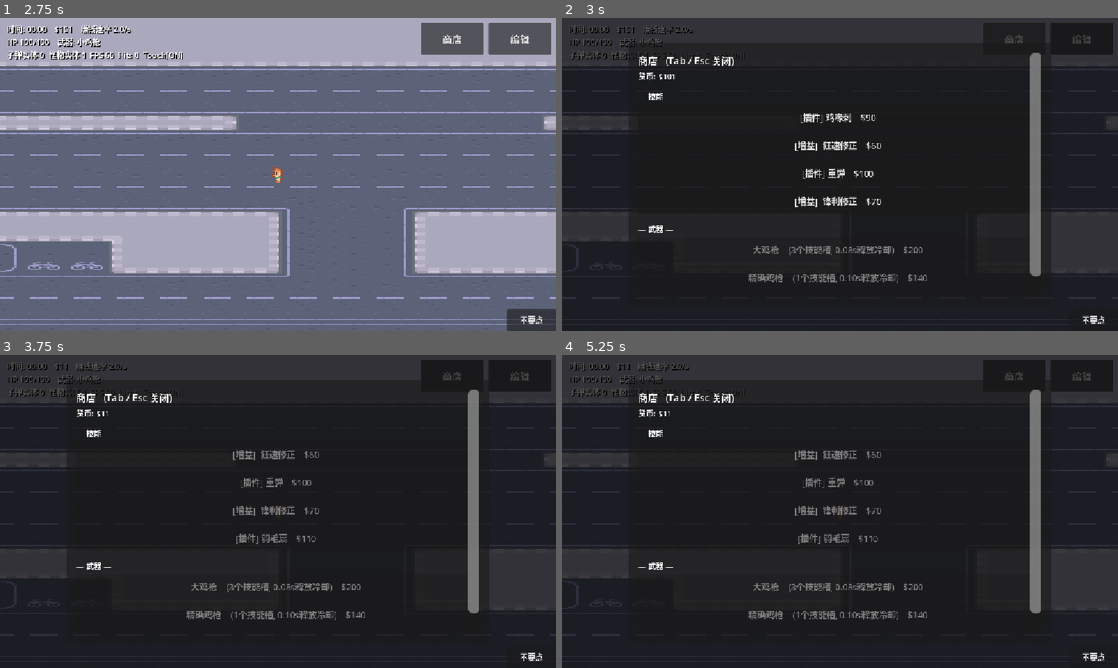
Above: before the commit, frames 1-4 (two rows, left to right).
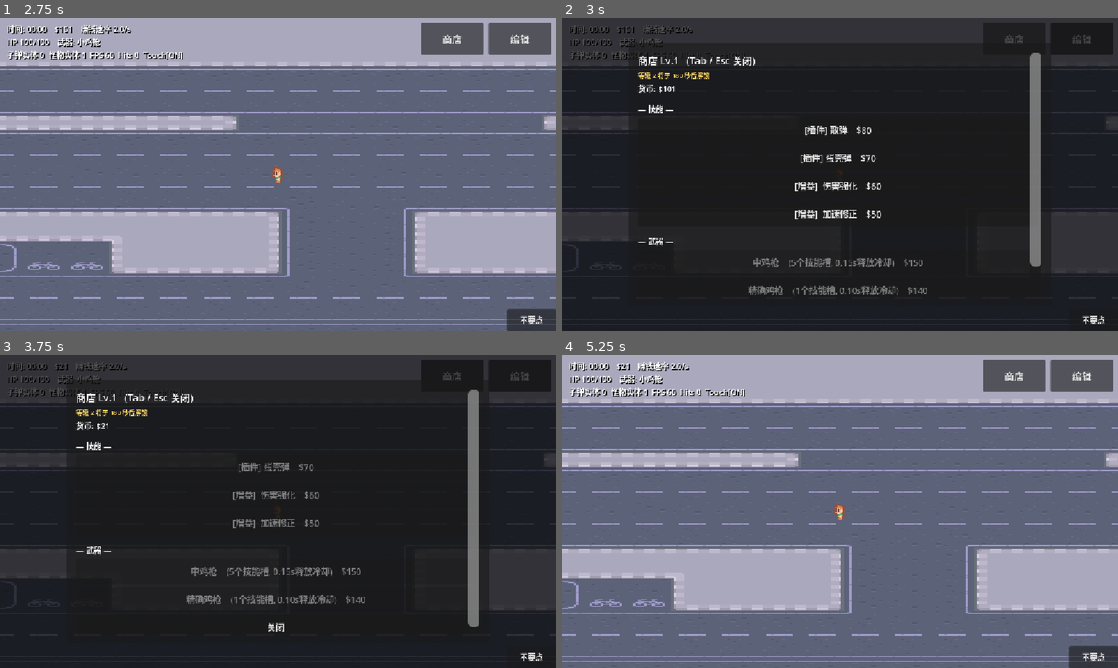
Above: after the commit, the same moments.

Repository: qwerasdf6/godot_yjgame
Game: Godot game, scene res://start.tscn
Same seed, same stepped clock (60 frames per second), same inputs: the game is played once before the commit and once after it.
Inputs (mouse positions are in pixels of both pictures, inside the frame that each line leads up to):
- Up to frame 1 (2.75 s): click "创建主机" at 0.5 s; click "加入游戏" at 1.25 s; click "开始游戏" at 2 s
- Up to frame 2 (3 s): click "商店" at 2.75 s
- Up to frame 3 (3.75 s): click (278, 455) at 3.5 s, where only the run before the commit has a clickable "[插件] 鸡喙刺 $90"
- Up to frame 4 (5.25 s): click "编辑" at 4.25 s; click "关闭" at 5 s

Frame 1 is identical in both runs. In frame 2, 4.2% of the frame differs, in the area x 13-87%, y 12-89%; in frame 3, 3.9%; in frame 4, 99%, in the area x 0-100%, y 0-100%.

Commit message:
feat: 商店改为等级制——不随机刷新，按游戏时间解锁等级并上架对应等级全部商品

Diff:
--- a/scripts/main.gd
+++ b/scripts/main.gd
@@ -8,11 +8,11 @@
 const CONTACT_RADIUS := 24.0
 const CONTACT_RADIUS_SQ := CONTACT_RADIUS * CONTACT_RADIUS
 
-# 商店随机上架开关：true 时从池中随机抽货，购买后下次开店补货；
-# false 时所有池内物品一次性全部上架。
-const RANDOM_SHOP := true
-const SPELL_STOCK_COUNT := 4
-const WEAPON_STOCK_COUNT := 2
+# ---- 商店等级 ----
+# 商店不再随机刷新：按游戏时间解锁等级，上架所有已解锁且未购买的物品
+# 180 秒解锁 2 级，420 秒解锁 3 级
+const SHOP_TIER2_TIME := 180.0
+const SHOP_TIER3_TIME := 420.0
 
 # ---- 联机 ----
 const MP_PLAYER_SCENE := preload("res://scenes/Player.tscn")
@@ -50,11 +50,14 @@
 var shop_weapons: Array[WeaponData] = []
 var shop_weapon_prices: Array[int] = []
 
-# 未上架的库存池
+# 未购买的库存池（已购买的商品从池中永久移除）
 var spell_pool: Array[SpellData] = []
 var spell_price_pool: Array[int] = []
 var weapon_pool: Array[WeaponData] = []
 var weapon_price_pool: Array[int] = []
+# 每件商品的等级（与上方池子下标一一对应）
+var spell_tier_pool: Array[int] = []
+var weapon_tier_pool: Array[int] = []
 
 # 调试用：F3 重置
 var debug_hits: int = 0
@@ -102,44 +105,40 @@
 
 func _init_shop() -> void:
 		# ---- 投射物 ----
-		_add_spell(Catalogs.make_projectile("散弹", 4.0, 450.0, 3, 0.3, Color(0.3, 1.0, 0.6)), 80)
-		_add_spell(Catalogs.make_projectile("重弹", 25.0, 350.0, 1, 0.0, Color(1.0, 0.4, 0.4)), 100)
-		_add_spell(Catalogs.make_projectile("蛋壳弹", 8.0, 420.0, 2, 0.15, Color(0.95, 0.93, 0.85)), 70)
-		_add_spell(Catalogs.make_projectile("鸡喙刺", 15.0, 700.0, 1, 0.0, Color(1.0, 0.55, 0.1)), 90)
-		_add_spell(Catalogs.make_projectile("羽毛扇", 5.0, 600.0, 5, 0.5, Color(0.4, 0.95, 0.95)), 110)
-		_add_spell(Catalogs.make_projectile("咯咯散", 3.0, 380.0, 6, 0.8, Color(1.0, 0.6, 0.85)), 100)
+		_add_spell(Catalogs.make_projectile("散弹", 4.0, 450.0, 3, 0.3, Color(0.3, 1.0, 0.6)), 80, 1)
+		_add_spell(Catalogs.make_projectile("重弹", 25.0, 350.0, 1, 0.0, Color(1.0, 0.4, 0.4)), 100, 2)
+		_add_spell(Catalogs.make_projectile("蛋壳弹", 8.0, 420.0, 2, 0.15, Color(0.95, 0.93, 0.85)), 70, 1)
+		_add_spell(Catalogs.make_projectile("鸡喙刺", 15.0, 700.0, 1, 0.0, Color(1.0, 0.55, 0.1)), 90, 2)
+		_add_spell(Catalogs.make_projectile("羽毛扇", 5.0, 600.0, 5, 0.5, Color(0.4, 0.95, 0.95)), 110, 3)
+		_add_spell(Catalogs.make_projectile("咯咯散", 3.0, 380.0, 6, 0.8, Color(1.0, 0.6, 0.85)), 100, 3)
 
 		# ---- 修正 ----
-		_add_spell(Catalogs.make_modifier("伤害强化", 1.5, 1.0, 0), 60)
-		_add_spell(Catalogs.make_modifier("加速修正", 1.0, 1.4, 0), 50)
-		_add_spell(Catalogs.make_modifier("多重+1", 1.0, 1.0, 1), 120)
-		_add_spell(Catalogs.make_modifier("锋利修正", 1.2, 1.2, 0), 70)
-		_add_spell(Catalogs.make_modifier("狂速修正", 0.85, 1.8, 0), 60)
-		_add_spell(Catalogs.make_modifier("多重+2", 0.8, 1.0, 2), 160)
+		_add_spell(Catalogs.make_modifier("伤害强化", 1.5, 1.0, 0), 60, 1)
+		_add_spell(Catalogs.make_modifier("加速修正", 1.0, 1.4, 0), 50, 1)
+		_add_spell(Catalogs.make_modifier("多重+1", 1.0, 1.0, 1), 120, 3)
+		_add_spell(Catalogs.make_modifier("锋利修正", 1.2, 1.2, 0), 70, 2)
+		_add_spell(Catalogs.make_modifier("狂速修正", 0.85, 1.8, 0), 60, 2)
+		_add_spell(Catalogs.make_modifier("多重+2", 0.8, 1.0, 2), 160, 3)
 
 		# ---- 武器 ----
-		_add_weapon(Catalogs.make_weapon("中鸡枪", 5, 0.15), 150)
-		_add_weapon(Catalogs.make_weapon("大鸡枪", 3, 0.08), 200)
-		_add_weapon(Catalogs.make_weapon("连发鸡枪", 2, 0.06), 180)
-		_add_weapon(Catalogs.make_weapon("鸡王炮", 6, 0.25), 260)
-		_add_weapon(Catalogs.make_weapon("精确鸡枪", 1, 0.10), 140)
-		_add_weapon(Catalogs.make_weapon("母鸡炮台", 8, 0.30), 320)
-
-		if RANDOM_SHOP:
-				_ensure_stock()
-		else:
-				shop_spells = spell_pool.duplicate()
-				shop_spell_prices = spell_price_pool.duplicate()
-				shop_weapons = weapon_pool.duplicate()
-				shop_weapon_prices = weapon_price_pool.duplicate()
-
-func _add_spell(s: SpellData, price: int) -> void:
+		_add_weapon(Catalogs.make_weapon("中鸡枪", 5, 0.15), 150, 1)
+		_add_weapon(Catalogs.make_weapon("大鸡枪", 3, 0.08), 200, 2)
+		_add_weapon(Catalogs.make_weapon("连发鸡枪", 2, 0.06), 180, 2)
+		_add_weapon(Catalogs.make_weapon("鸡王炮", 6, 0.25), 260, 3)
+		_add_weapon(Catalogs.make_weapon("精确鸡枪", 1, 0.10), 140, 1)
+		_add_weapon(Catalogs.make_weapon("母鸡炮台", 8, 0.30), 320, 3)
+
+		_ensure_stock()
+
+func _add_spell(s: SpellData, price: int, tier: int) -> void:
 		spell_pool.append(s)
 		spell_price_pool.append(price)
-
-func _add_weapon(w: WeaponData, price: int) -> void:
+		spell_tier_pool.append(tier)
+
+func _add_weapon(w: WeaponData, price: int, tier: int) -> void:
 		weapon_pool.append(w)
 		weapon_price_pool.append(price)
+		weapon_tier_pool.append(tier)
 
 func _process(delta: float) -> void:
 		if Net.is_client():
@@ -280,32 +279,29 @@
 				return
 		get_tree().paused = (ui_state != UIState.NONE) or game_over
 
-# 从库存池随机抽货补满货架（RANDOM_SHOP 为 true 时生效）
+# 当前商店等级：随游戏时间解锁
+func get_shop_tier() -> int:
+		if elapsed >= SHOP_TIER3_TIME:
+				return 3
+		if elapsed >= SHOP_TIER2_TIME:
+				return 2
+		return 1
+
+# 按当前等级重铺货架：上架所有已解锁且未购买的物品
 func _ensure_stock() -> void:
-		if not RANDOM_SHOP:
-				return
-		while shop_spells.size() < SPELL_STOCK_COUNT and not spell_pool.is_empty():
-				_draw_spell()
-		while shop_weapons.size() < WEAPON_STOCK_COUNT and not weapon_pool.is_empty():
-				_draw_weapon()
-
-func _draw_spell() -> void:
-		if spell_pool.is_empty():
-				return
-		var idx := randi() % spell_pool.size()
-		shop_spells.append(spell_pool[idx])
-		shop_spell_prices.append(spell_price_pool[idx])
-		spell_pool.remove_at(idx)
-		spell_price_pool.remove_at(idx)
-
-func _draw_weapon() -> void:
-		if weapon_pool.is_empty():
-				return
-		var idx := randi() % weapon_pool.size()
-		shop_weapons.append(weapon_pool[idx])
-		shop_weapon_prices.append(weapon_price_pool[idx])
-		weapon_pool.remove_at(idx)
-		weapon_price_pool.remove_at(idx)
+		var tier := get_shop_tier()
+		shop_spells.clear()
+		shop_spell_prices.clear()
+		for i in spell_pool.size():
+				if spell_tier_pool[i] <= tier:
+					shop_spells.append(spell_pool[i])
+					shop_spell_prices.append(spell_price_pool[i])
+		shop_weapons.clear()
+		shop_weapon_prices.clear()
+		for i in weapon_pool.size():
+				if weapon_tier_pool[i] <= tier:
+					shop_weapons.append(weapon_pool[i])
+					shop_weapon_prices.append(weapon_price_pool[i])
 
 func buy_spell(index: int) -> void:
 		# 客户端：转发给主机结算
@@ -319,6 +315,11 @@
 				return
 		currency -= price
 		owned_spells.append(shop_spells[index])
+		var pool_idx := spell_pool.find(shop_spells[index])
+		if pool_idx >= 0:
+				spell_pool.remove_at(pool_idx)
+				spell_price_pool.remove_at(pool_idx)
+				spell_tier_pool.remove_at(pool_idx)
 		shop_spells.remove_at(index)
 		shop_spell_prices.remove_at(index)
 		if Net.is_host():
@@ -352,10 +353,18 @@
 		current_weapon = new_weapon
 		weapon.set_weapon(current_weapon)
 
+		_pool_remove_weapon(shop_weapons[index])
 		shop_weapons.remove_at(index)
 		shop_weapon_prices.remove_at(index)
 		if Net.is_host():
 				mp_sync_shop.rpc(_mp_build_shop_payload())
+
+func _pool_remove_weapon(w: WeaponData) -> void:
+		var pool_idx := weapon_pool.find(w)
+		if pool_idx >= 0:
+				weapon_pool.remove_at(pool_idx)
+				weapon_price_pool.remove_at(pool_idx)
+				weapon_tier_pool.remove_at(pool_idx)
 
 func get_difficulty_mult() -> float:
 		# 平衡调整：原指数曲线(1.15^(t/60))后期过陡；
--- a/scripts/shop_ui.gd
+++ b/scripts/shop_ui.gd
@@ -44,10 +44,21 @@
 		container.remove_child(c)
 		c.queue_free()
 
+	var tier := main.get_shop_tier()
 	var title := Label.new()
-	title.text = "商店   (Tab / Esc 关闭)"
+	title.text = "商店 Lv.%d   (Tab / Esc 关闭)" % tier
 	title.add_theme_font_size_override("font_size", 20)
 	container.add_child(title)
+
+	# 下一级解锁提示
+	if tier < 3:
+		var need: int = 2 if tier == 1 else 3
+		var left: float = (MainNode.SHOP_TIER2_TIME if tier == 1 else MainNode.SHOP_TIER3_TIME) - main.elapsed
+		var hint := Label.new()
+		hint.text = "等级 %d 将于 %d 秒后解锁" % [need, int(ceil(left))]
+		hint.add_theme_font_size_override("font_size", 13)
+		hint.modulate = Color(1, 0.85, 0.4)
+		container.add_child(hint)
 
 	var cur := Label.new()
 	cur.text = "货币: $%d" % int(main.currency)
